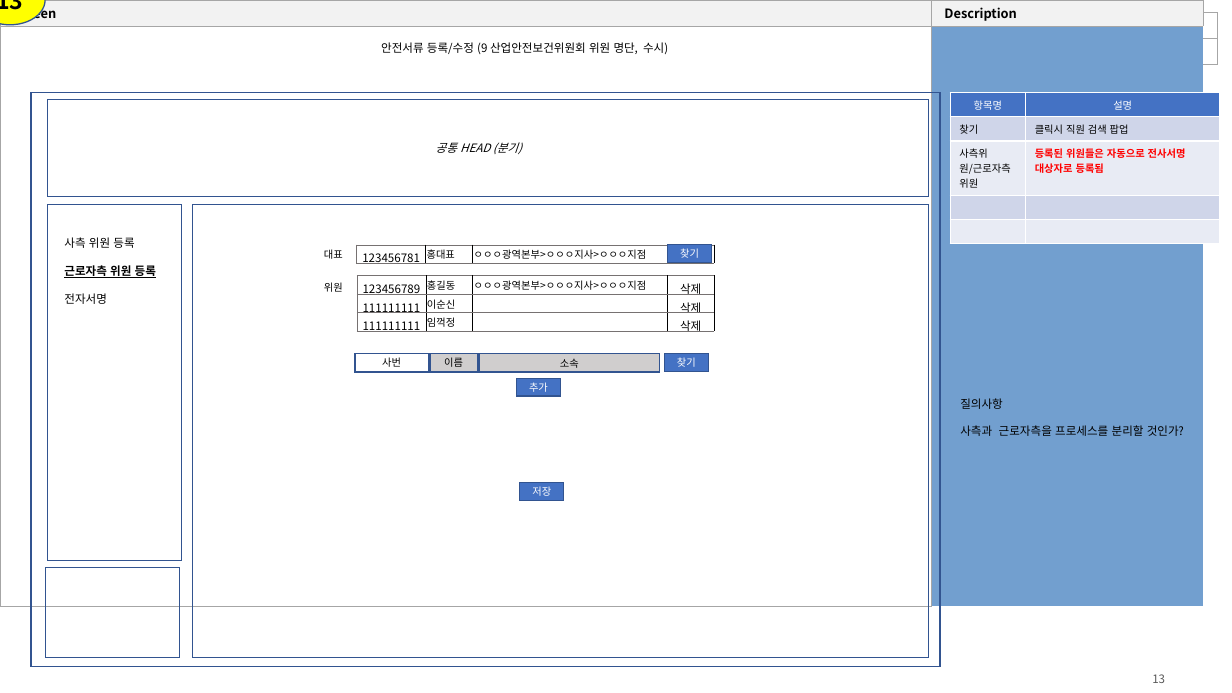
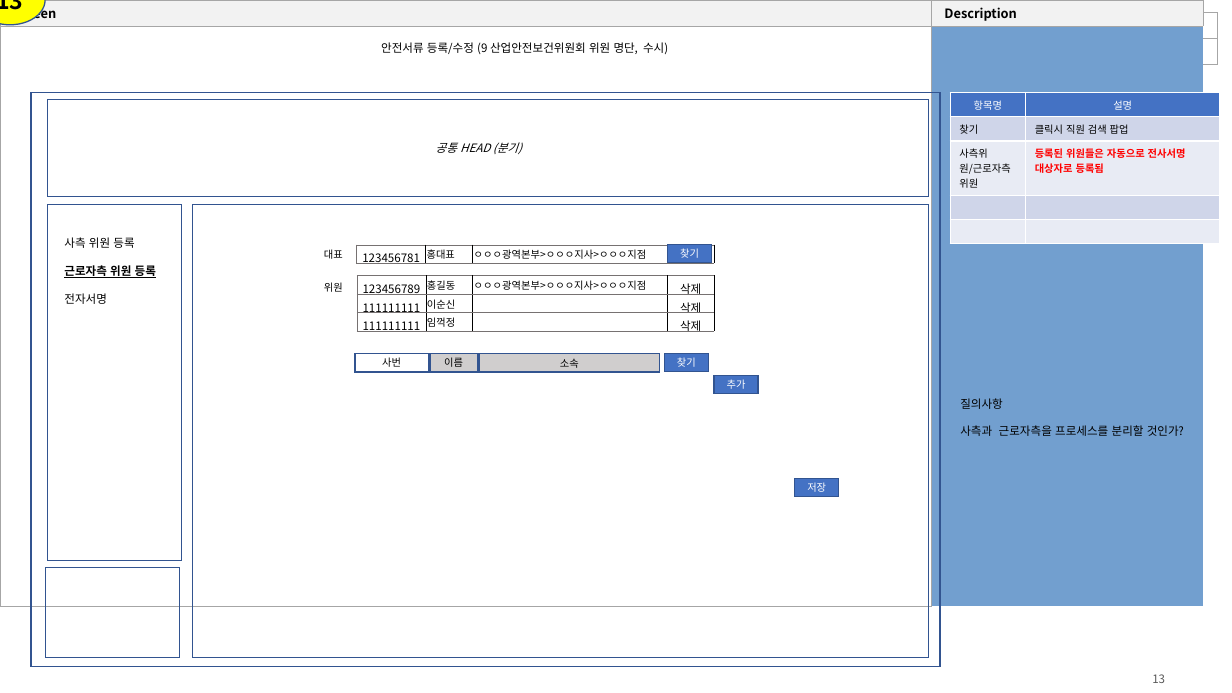
Before and after one commit to yamdeng/ktds-publish, a slide deck: slide 13 of docs/퍼블_페이지작업.pptx. Drawn at 1232x693 pixels with LibreOffice and Linux fonts; fonts in the diff are those of the drawing. Boxes give left, top, right and bottom in pixels: in the first picture for what was removed or moved away, otherwise in the second. Text is boxed around its words. In the diff, an @@ line names an element or a change of style, - is before the commit and + after.

```diff
--- a/docs/퍼블_페이지작업.pptx
+++ b/docs/퍼블_페이지작업.pptx
@@ rectangle "추가": place and size @@
-rectangle "추가" at box(517, 378, 561, 396)
+rectangle "추가" at box(714, 375, 759, 393)
@@ rectangle "저장": place and size @@
-rectangle "저장" at box(520, 483, 565, 501)
+rectangle "저장" at box(795, 479, 839, 496)
```
Also in this commit, not shown: 3 other slides changed, 1 other file.
